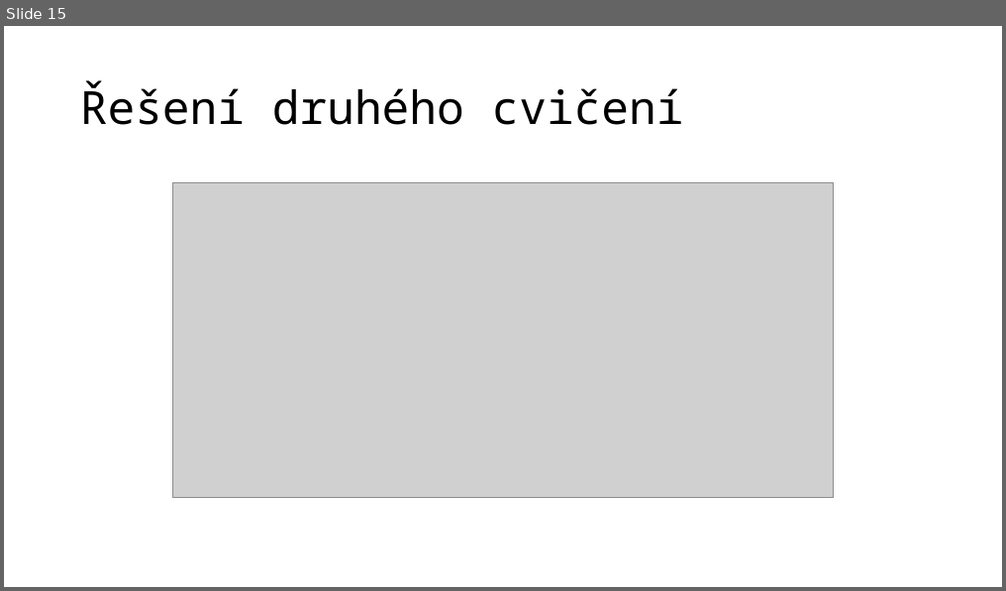
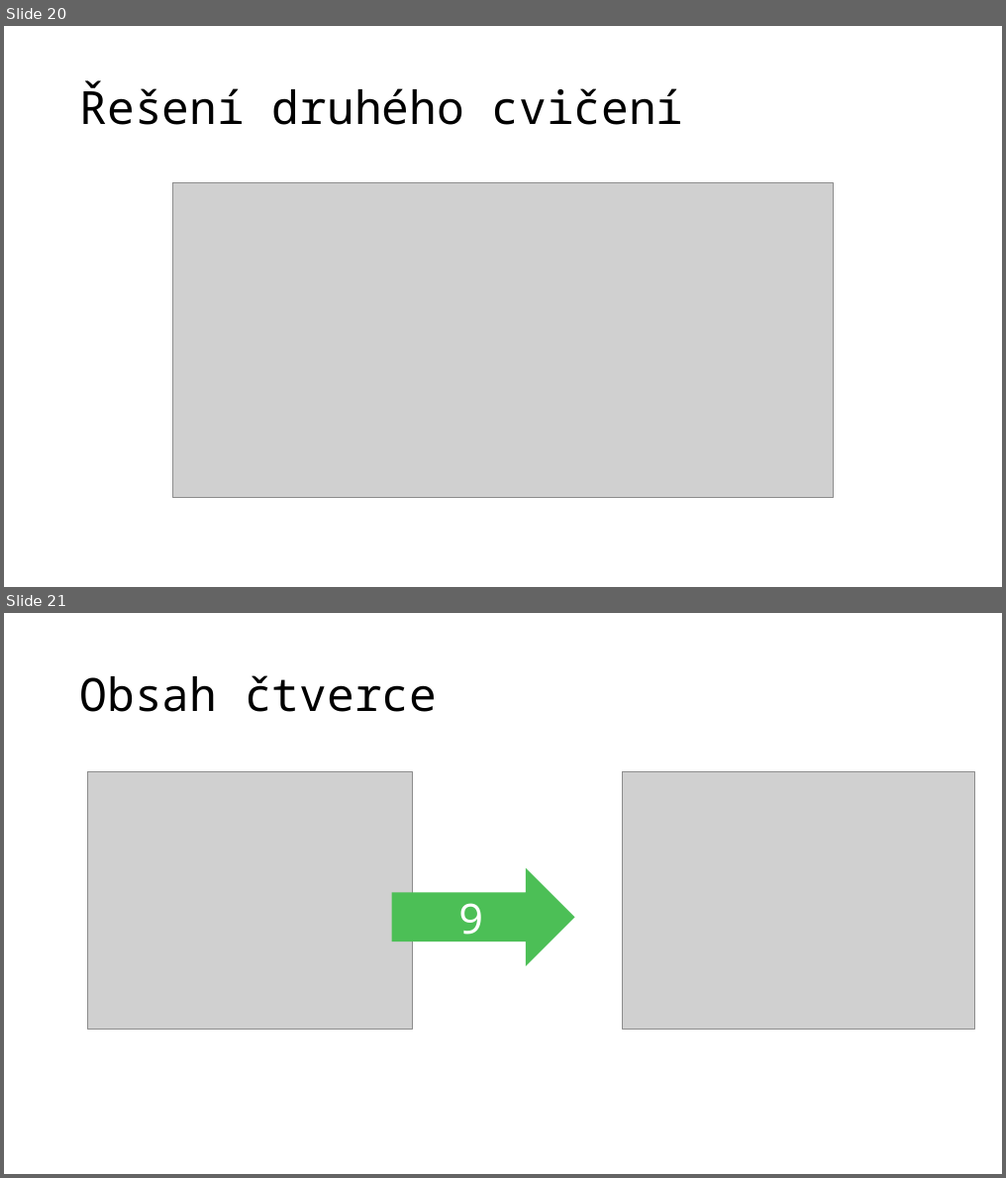
Before and after one commit to jaywor1/scratch, a slide deck: Blokové programování2.pptx. Shown one above the other, each under a label of ours: slide 15 before the commit, slides 20 and 21 after it. The pictures are 1006x591 and 1006x1178 pixels, drawn with LibreOffice and Linux fonts; fonts in the diff are those of the drawing; grey boxes stand for pictures. Boxes give left, top, right and bottom in pixels: in the first picture for what was removed or moved away, otherwise in the second. Text is boxed around its words. In the diff, an @@ line names an element or a change of style, - is before the commit and + after.

```diff
--- a/Blokové programování2.pptx
+++ b/Blokové programování2.pptx
@@ slide 21 added at <box>4,613,1002,1174</box>, background #FFFFFF @@
@@ title added at <box>80,675,437,712</box>, 44 pt, text #000000 @@
+Obsah čtverce
@@ picture added at <box>88,771,413,1029</box> @@
@@ picture added at <box>623,771,975,1029</box> @@
@@ right arrow added at <box>392,868,575,966</box>, fill #4CBF56, 40 pt, text #FFFFFF @@
+9
@@ what was slide 15 is now slide 20 @@
```
Also in this commit, not shown: 22 other slides added, 3 slides removed.
